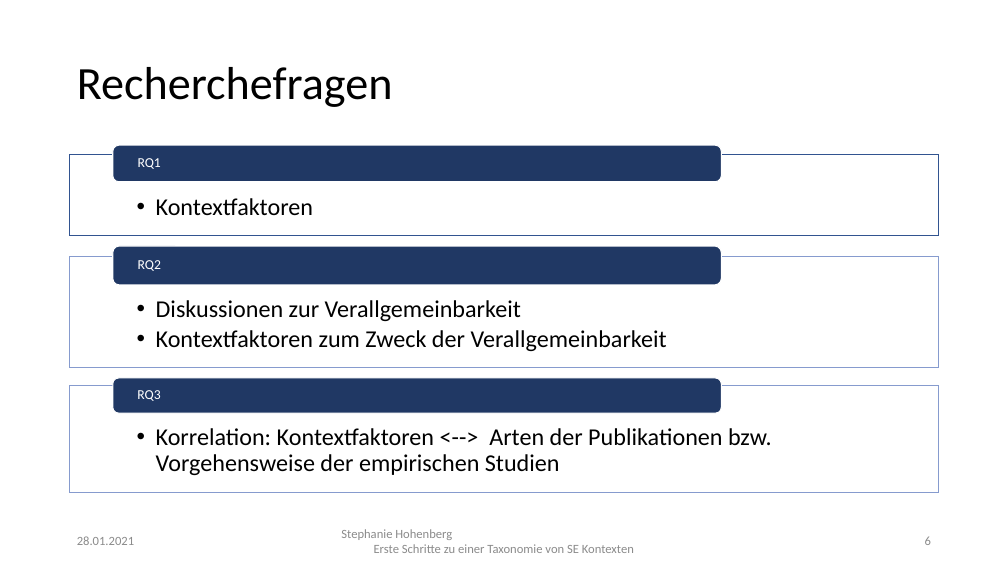
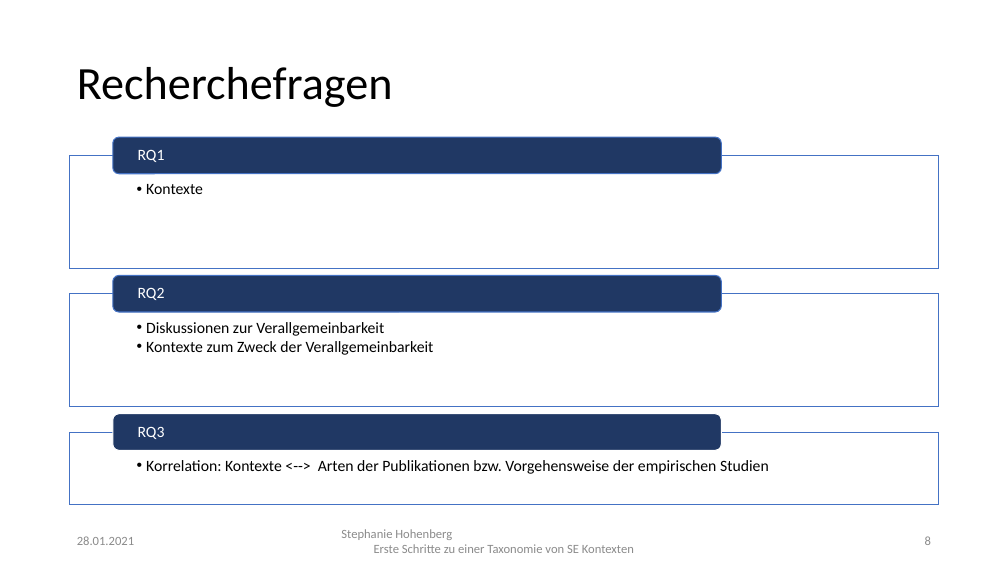
Before and after one commit to StephanieHohenberg/TSEK-Analyzer, a slide deck: slide 8 of documents/presentation.pptx (slide 6 before the commit). Drawn at 1008x567 pixels with LibreOffice and Linux fonts; fonts in the diff are those of the drawing. Boxes give left, top, right and bottom in pixels: in the first picture for what was removed or moved away, otherwise in the second. Text is boxed around its words. In the diff, an @@ line names an element or a change of style, - is before the commit and + after.

```diff
--- a/documents/presentation.pptx
+++ b/documents/presentation.pptx
@@ rounded rectangle: place and size @@
-rounded rectangle at (113,145,721,181)
+rounded rectangle at (113,137,721,173)
@@ rounded rectangle at (113,137,721,173): outline #FFFFFF 1 pt to #4472C4 1 pt @@
@@ text "RQ1": place and size @@
-text "RQ1" at (138,158,161,169)
+text "RQ1" at (138,150,165,162)
@@ rectangle: place and size @@
-rectangle at (70,155,939,236)
+rectangle at (70,156,939,269)
@@ rectangle at (70,156,939,269): outline #325491 1 pt to #4472C4 1 pt @@
@@ text added at (146,184,203,194), 15 pt, text #000000 @@
+  • Kontexte
@@ text removed at (156,198,313,215) @@
-  • Kontextfaktoren
@@ 2 texts, 1 rounded rectangle, 1 rectangle: place and size @@
-2 texts, 1 rounded rectangle, 1 rectangle at (70,257,939,413)
+2 texts, 1 rounded rectangle, 1 rectangle at (70,294,939,450)
@@ rectangle at (70,294,939,408): outline #879BCE 1 pt to #4472C4 1 pt @@
@@ rounded rectangle: place and size @@
-rounded rectangle at (113,246,721,284)
+rounded rectangle at (113,275,721,312)
@@ rounded rectangle at (113,275,721,312): outline #FFFFFF 1 pt to #4472C4 1 pt @@
@@ text "RQ2": place and size @@
-text "RQ2" at (138,260,161,271)
+text "RQ2" at (138,288,165,300)
@@ text at (146,322,384,336): size 23 to 15 pt in "Diskussionen zur Verallgemeinbarkeit"; indent changed; less space between paragraphs @@
@@ text at (146,341,434,355): text changed; size 23 to 15 pt @@
-  • Kontextfaktoren zum Zweck der Verallgemeinbarkeit
+  • Kontexte zum Zweck der Verallgemeinbarkeit
@@ size 13 to 15 pt in 3 elements at (138,150,165,162), (138,288,165,300), (138,427,165,439) @@
@@ rectangle: place and size @@
-rectangle at (70,385,939,493)
+rectangle at (70,432,939,504)
@@ rectangle at (70,432,939,504): outline #879BCE 1 pt to #4472C4 1 pt @@
@@ text at (146,460,769,474): text changed; size 23 to 15 pt @@
-  • Korrelation: Kontextfaktoren <--> Arten der Publikationen bzw. Vorgehensweise der empirischen Studien
+  • Korrelation: Kontexte <--> Arten der Publikationen bzw. Vorgehensweise der empirischen Studien
```
Also in this commit, not shown: 20 other slides changed, 29 slides added, 1 slide removed, 3 other files.
